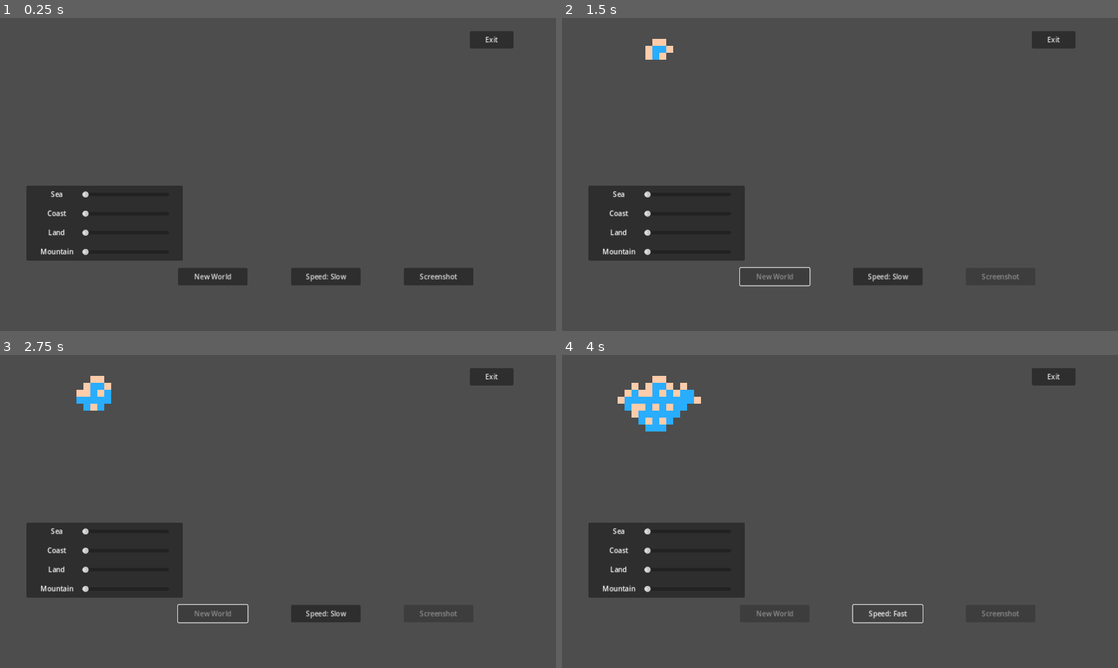
Above: before the commit, frames 1-4 (two rows, left to right).
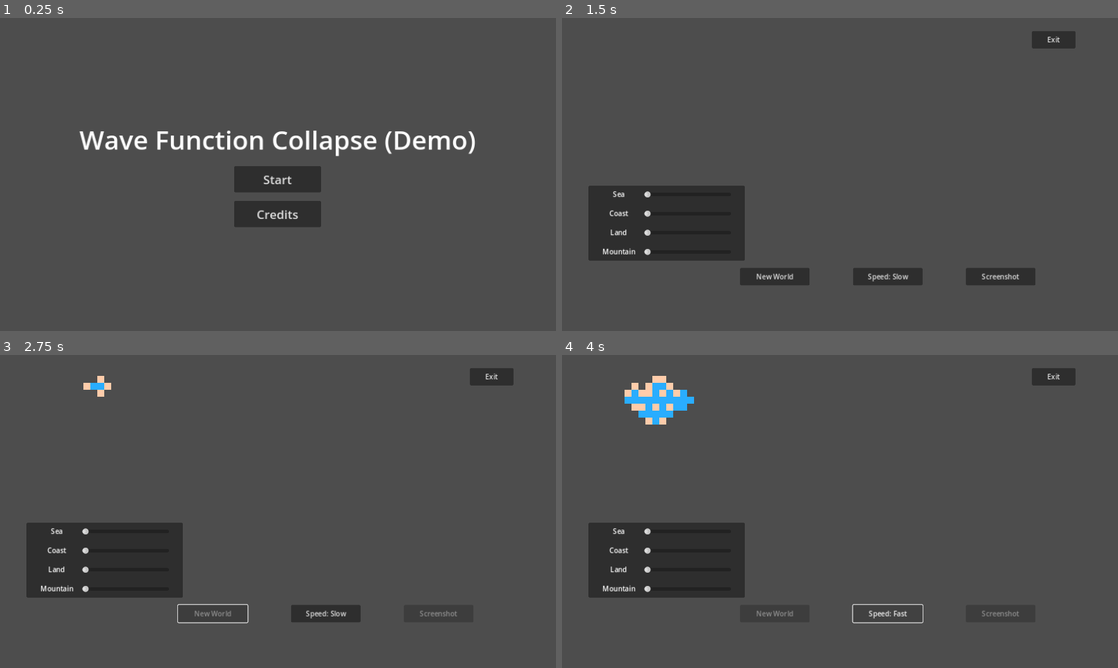
Above: after the commit, the same moments.

Repository: kennethrdzg/wave-function-collapse
Game: Godot game, scene res://Menus/start_menu.tscn
Two runs of this game, one before a commit and one after it. Both use one fixed random seed, a clock stepped at 60 frames per second and the inputs below. Before the commit the project starts from res://game.tscn.
Inputs (mouse positions are in pixels of both pictures, inside the frame that each line leads up to):
- Up to frame 1 (0.25 s): no input
- Up to frame 2 (1.5 s): click (773, 277) at 0.5 s, where only the run before the commit has a clickable "New World"; click (840, 180) at 1.25 s, where only the run after the commit has a clickable "Start"
- Up to frame 3 (2.75 s): click (211, 614) at 2 s, where only the run after the commit has a clickable "New World"
- Up to frame 4 (4 s): click "Speed: Slow" at 2.75 s; click "Speed: Medium" at 3.5 s

The runs differ from the first frame. In frame 1, 13% of the frame differs, in the area x 4-93%, y 4-86%; in frame 2, 0.5%; in frame 3, 0.4%; in frame 4, 0.3%.

Commit message:
Update Project name, starting scene, and rendering method

Diff:
--- a/src/project.godot
+++ b/src/project.godot
@@ -10,8 +10,8 @@
 
 [application]
 
-config/name="Wave Function Collapse (Demo)"
-run/main_scene="res://game.tscn"
+config/name="Wave Function Collapse"
+run/main_scene="res://Menus/start_menu.tscn"
 config/features=PackedStringArray("4.0", "Forward Plus")
 config/icon="res://icon.svg"
 
@@ -20,3 +20,7 @@
 window/size/viewport_width=1280
 window/size/viewport_height=720
 window/stretch/mode="canvas_items"
+
+[rendering]
+
+renderer/rendering_method="gl_compatibility"
